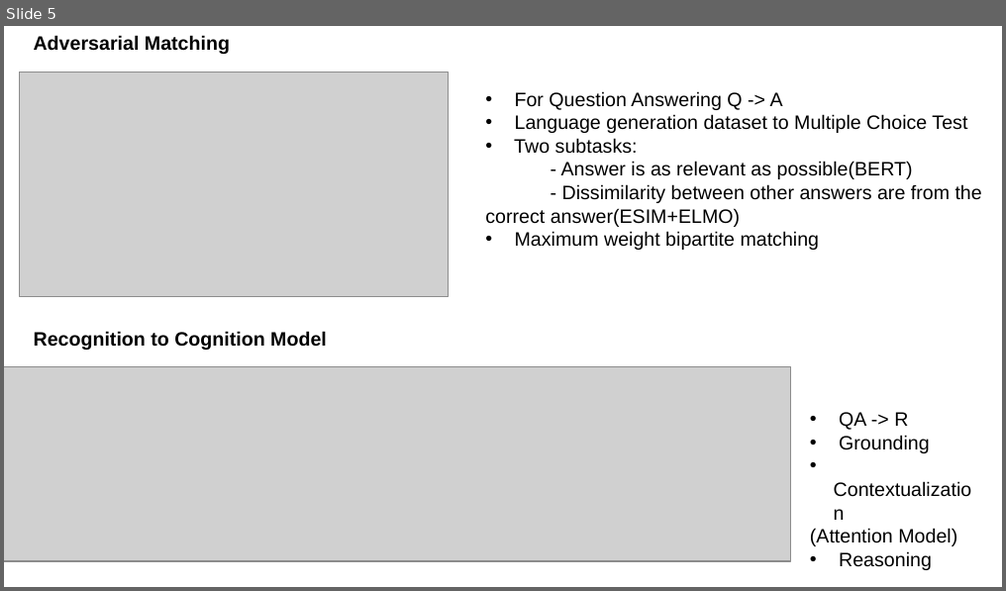
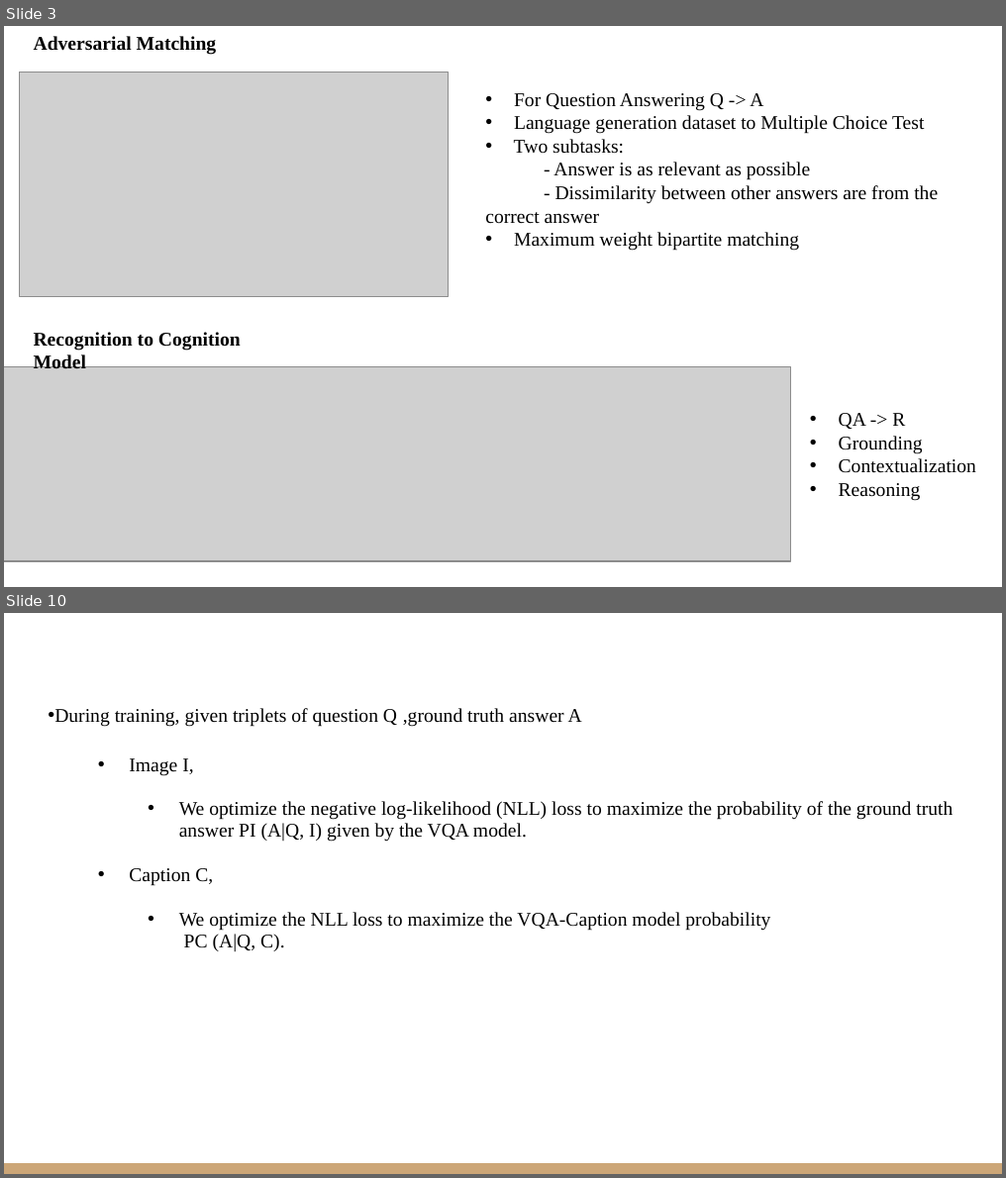
Before and after one commit to VarunBohara/Mini-Project-Documents, a slide deck: Literature Survey 2.pptx. Shown one above the other, each under a label of ours: slide 5 before the commit, slides 3 and 10 after it; the slides between them are not shown. The pictures are 1006x591 and 1006x1178 pixels, drawn with LibreOffice and Linux fonts; fonts in the diff are those of the drawing; grey boxes stand for pictures. Boxes give left, top, right and bottom in pixels: in the first picture for what was removed or moved away, otherwise in the second. Text is boxed around its words. In the diff, an @@ line names an element or a change of style, - is before the commit and + after.

```diff
--- a/Literature Survey 2.pptx
+++ b/Literature Survey 2.pptx
@@ slide 10 added at (4, 613, 1002, 1174), background #FFFFFF @@
@@ text added at (54, 708, 952, 953), 14 pt, text #000000 @@
+  • During training, given triplets of question Q ,ground truth answer A
+  • Image I,
+    • We optimize the negative log-likelihood (NLL) loss to maximize the probability of the ground truth answer PI (A|Q, I) given by the VQA model.
+  • Caption C,
+    • We optimize the NLL loss to maximize the VQA-Caption model probability
+      PC (A|Q, C).
@@ rectangle added at (4, 1163, 1002, 1174), fill #CCA677 @@
@@ what was slide 5 is now slide 3 @@
@@ slide 3 changed as well @@
@@ text at (514, 93, 924, 251): font Arial to Times New Roman in "For Question Answering Q -> A", "Language generation dataset to Multiple Choice Test", "Two subtasks:", "Maximum weight bipartite matching" @@
@@ text at (485, 162, 938, 224): text changed; font Arial to Times New Roman @@
-- Answer is as relevant as possible(BERT)
-- Dissimilarity between other answers are from the correct answer(ESIM+ELMO)
+- Answer is as relevant as possible
+- Dissimilarity between other answers are from the correct answer
@@ font Arial to Times New Roman in 3 elements at (34, 36, 217, 55), (34, 332, 241, 369), (839, 413, 976, 501) @@
@@ text at (810, 528, 957, 547): paragraph removed @@
-(Attention Model)
```
Also in this commit, not shown: 1 other slide changed, 13 other slides added, 9 slides removed.
